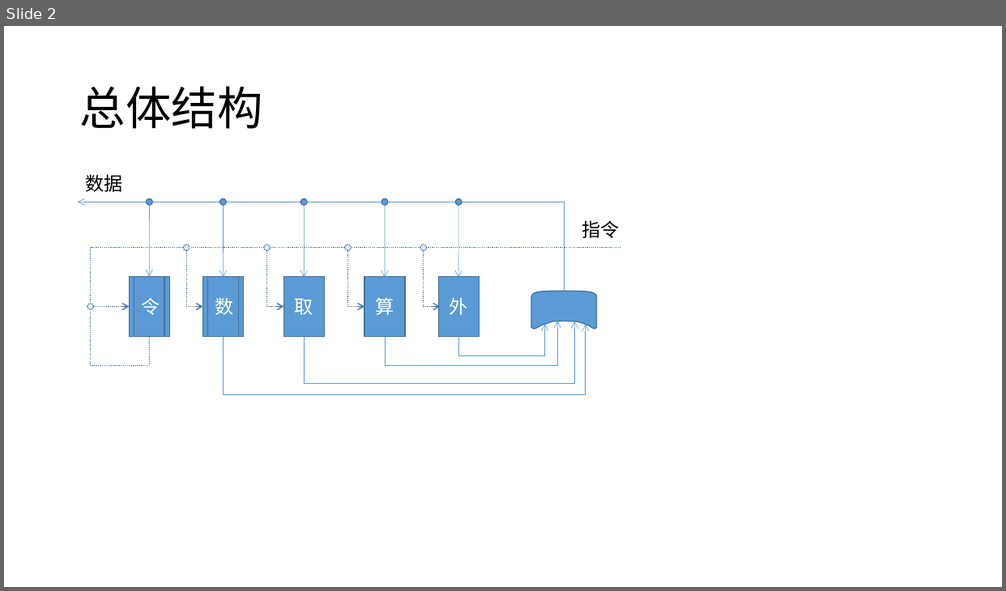
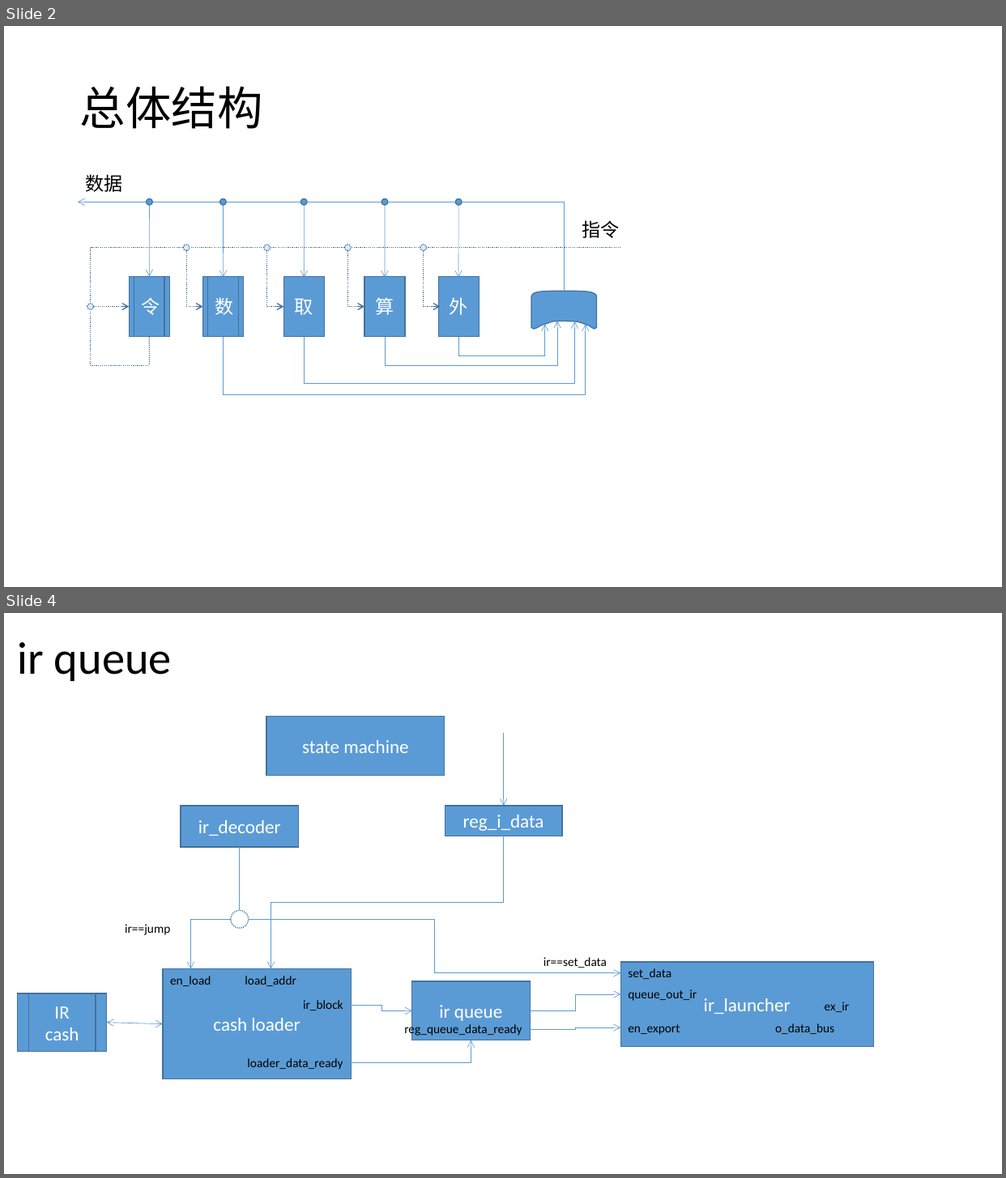
Before and after one commit to belang/black_bean, a slide deck: doc/structure.pptx. Shown one above the other, each under a label of ours: slide 2 before the commit, slides 2 and 4 after it; the slides between them are not shown. The pictures are 1006x591 and 1006x1178 pixels, drawn with LibreOffice and Linux fonts; fonts in the diff are those of the drawing. Boxes give left, top, right and bottom in pixels: in the first picture for what was removed or moved away, otherwise in the second. Text is boxed around its words. In the diff, an @@ line names an element or a change of style, - is before the commit and + after.

```diff
--- a/doc/structure.pptx
+++ b/doc/structure.pptx
@@ slide 4 added at [4, 613, 1002, 1174], background #FFFFFF @@
@@ title added at [18, 642, 172, 681], 44 pt, text #000000 @@
+ir queue
@@ rectangle added at [266, 717, 445, 776], fill #5B9BD5, outline #43739E 1 pt, 18 pt, text #FFFFFF @@
+state machine
@@ arrow added from (503, 733) to (503, 806), #5B9BD5 0.5 pt @@
@@ rectangle added at [181, 806, 298, 847], fill #5B9BD5, outline #43739E 1 pt, 18 pt, text #FFFFFF @@
+ir_decoder
@@ rectangle added at [445, 806, 562, 836], fill #5B9BD5, outline #43739E 1 pt, 18 pt, text #FFFFFF @@
+reg_i_data
@@ line added from (240, 847) to (240, 911), #5B9BD5 0.5 pt @@
@@ elbow arrow added from (503, 836) to (271, 969), #5B9BD5 0.5 pt @@
@@ text added at [125, 924, 170, 935], 12 pt, text #000000 @@
+ir==jump
@@ elbow arrow added from (231, 919) to (190, 969), #5B9BD5 0.5 pt @@
@@ ellipse added at [231, 911, 249, 929], outline #43739E 1 pt dashed @@
@@ elbow arrow added from (249, 919) to (621, 973), #5B9BD5 0.5 pt @@
@@ rectangle added at [163, 969, 351, 1080], fill #5B9BD5, outline #43739E 1 pt, 18 pt, text #FFFFFF @@
+cash loader
@@ text added at [170, 976, 211, 986], 12 pt, text #000000 @@
+en_load
@@ text added at [245, 976, 296, 986], 12 pt, text #000000 @@
+load_addr
@@ text added at [543, 957, 607, 968], 12 pt, text #000000 @@
+ir==set_data
@@ group added at [621, 962, 874, 1046]: 5 texts, 1 rectangle @@
+ir_launcher
+ex_ir
+o_data_bus
+queue_out_ir
+en_export
+set_data
@@ flow chart predefined process added at [18, 994, 107, 1052], fill #5B9BD5, outline #43739E 1 pt, 18 pt, text #FFFFFF @@
+IR
+cash
@@ text added at [303, 1000, 343, 1011], 12 pt, text #000000 @@
+ir_block
@@ rectangle added at [412, 982, 530, 1041], fill #5B9BD5, outline #43739E 1 pt, 18 pt, text #FFFFFF @@
+ir queue
@@ elbow arrow added from (530, 1012) to (621, 995), #5B9BD5 0.5 pt @@
@@ double arrow added from (107, 1023) to (163, 1024), #5B9BD5 0.5 pt @@
@@ elbow arrow added from (351, 1005) to (412, 1012), #5B9BD5 0.5 pt @@
@@ text added at [404, 1023, 522, 1037], 12 pt, text #000000 @@
+reg_queue_data_ready
@@ elbow arrow added from (351, 1063) to (471, 1041), #5B9BD5 0.5 pt @@
@@ elbow arrow added from (530, 1029) to (621, 1028), #5B9BD5 0.5 pt @@
@@ text added at [247, 1059, 343, 1070], 12 pt, text #000000 @@
+loader_data_ready
```
Also in this commit, not shown: 2 slides changed, 1 other slide added, 7 other files.
